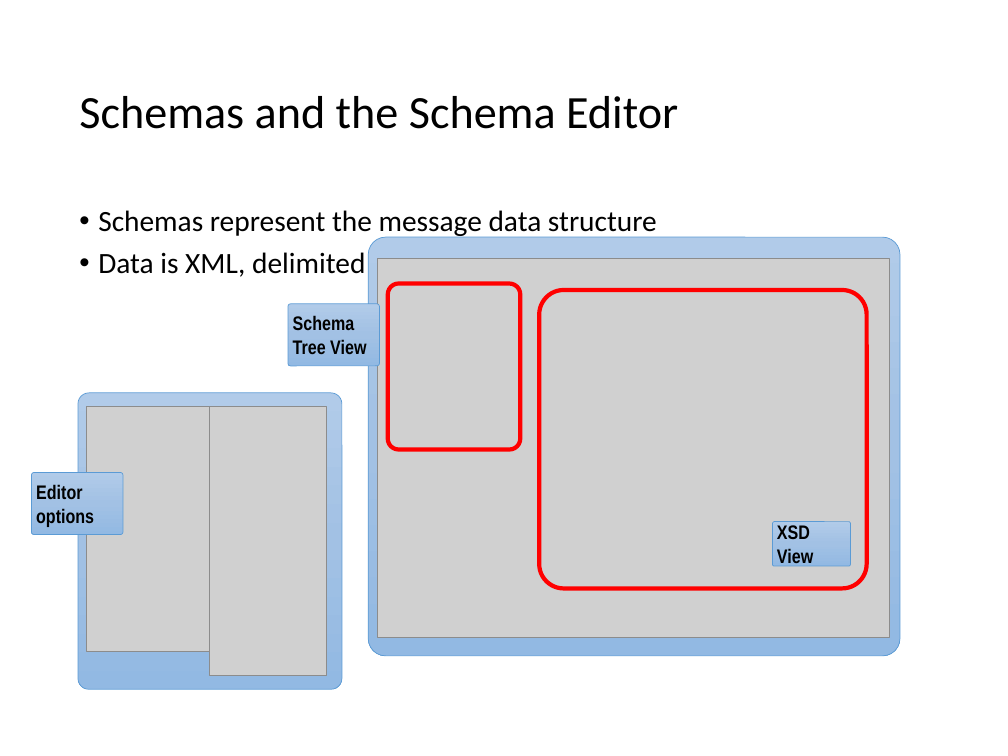
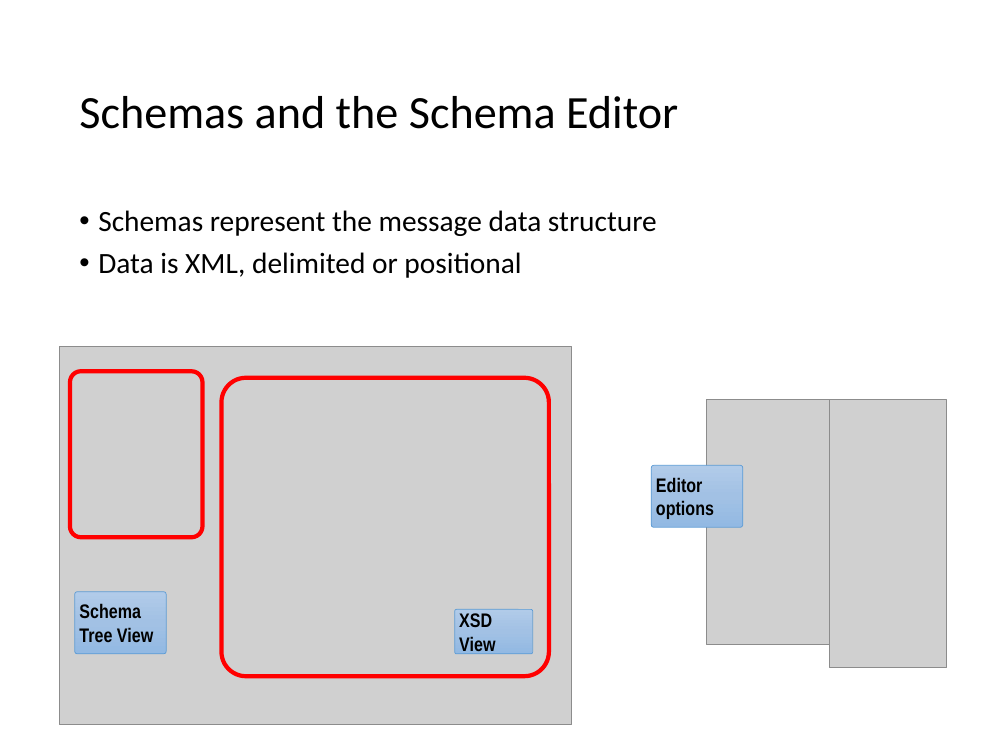
Before and after one commit to wmmihaa/BizTalk-Server---Developing-Integration-Solutions, a slide deck: slide 53 of Slides/Module 1 - Introduction to BizTalk Server.pptx (slide 46 before the commit). Drawn at 1008x756 pixels with LibreOffice and Linux fonts; fonts in the diff are those of the drawing; grey boxes stand for pictures. Boxes give left, top, right and bottom in pixels: in the first picture for what was removed or moved away, otherwise in the second. Text is boxed around its words. In the diff, an @@ line names an element or a change of style, - is before the commit and + after.

```diff
--- a/Slides/Module 1 - Introduction to BizTalk Server.pptx
+++ b/Slides/Module 1 - Introduction to BizTalk Server.pptx
@@ rounded rectangle removed at [368,237,900,655] @@
@@ picture: place and size @@
-picture at [377,258,889,637]
+picture at [59,347,572,726]
@@ rounded rectangle: place and size @@
-rounded rectangle at [388,283,520,450]
+rounded rectangle at [70,371,202,537]
@@ rounded rectangle: place and size @@
-rounded rectangle at [539,290,867,589]
+rounded rectangle at [222,378,549,676]
@@ rounded rectangle removed at [78,393,342,689] @@
@@ 2 pictures, 1 rounded rectangle: place and size @@
-2 pictures, 1 rounded rectangle at [31,406,327,674]
+2 pictures, 1 rounded rectangle at [651,399,947,667]
@@ rounded rectangle "Schema Tree View": place and size @@
-rounded rectangle "Schema Tree View" at [288,303,380,366]
+rounded rectangle "Schema Tree View" at [75,592,166,654]
@@ rounded rectangle "XSD View": place and size @@
-rounded rectangle "XSD View" at [772,521,850,565]
+rounded rectangle "XSD View" at [455,610,532,654]
```
Also in this commit, not shown: 24 other slides changed, 7 slides added, 1 other file.
